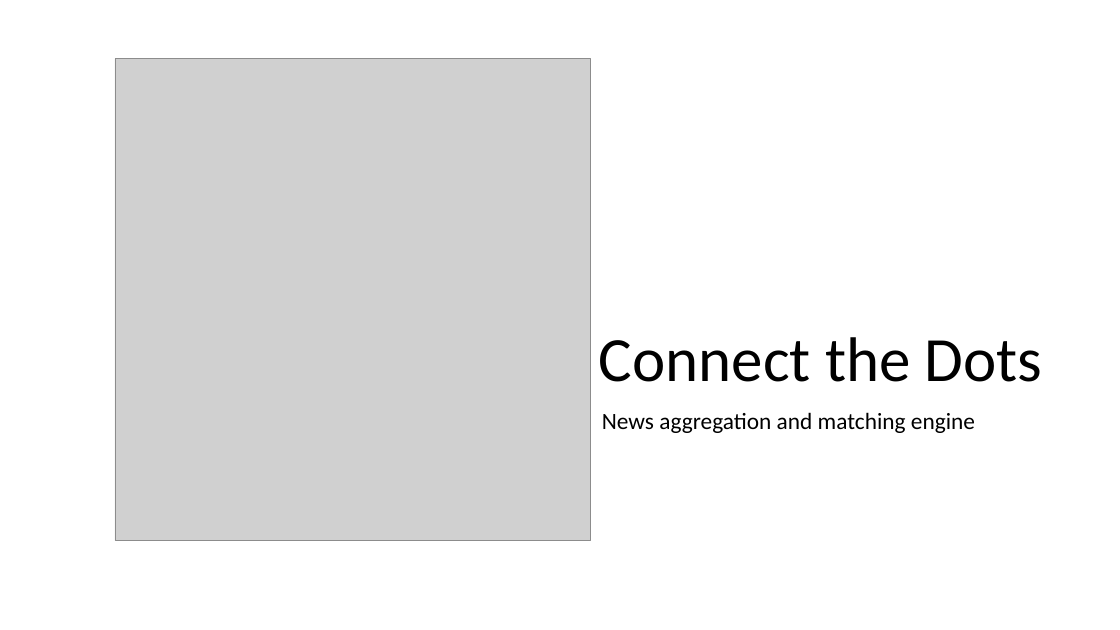
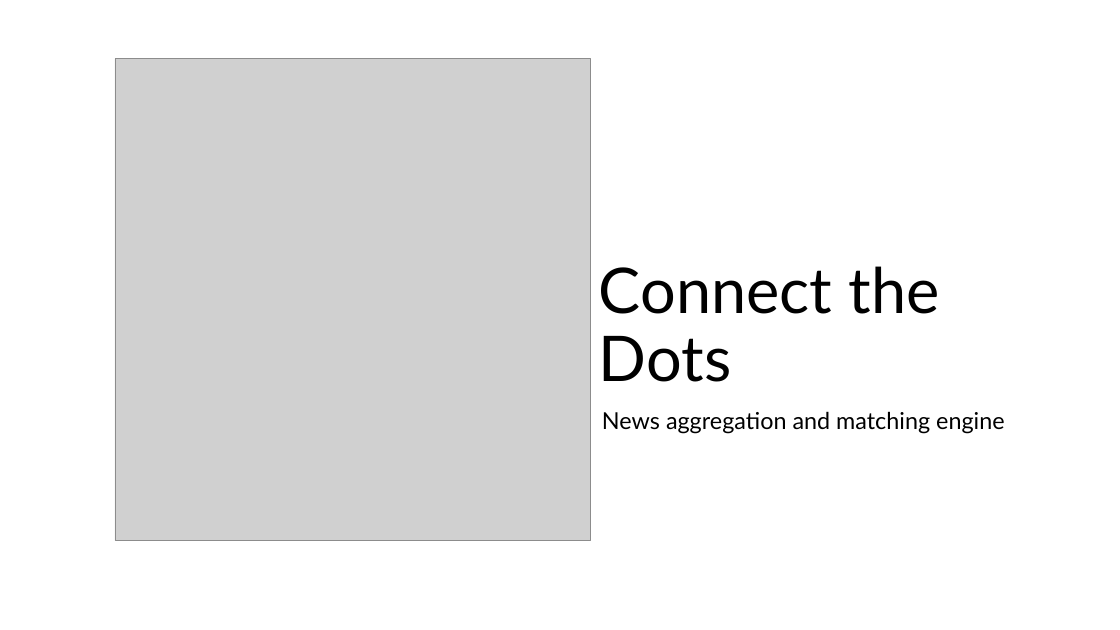
Before and after one commit to klausondrag/connect-the-dots, a slide deck: slide 1 of Presentation/ConnectTD-presentation.pptx. Drawn at 1120x630 pixels with LibreOffice and Linux fonts; fonts in the diff are those of the drawing; grey boxes stand for pictures; background and template pictures are left out. Boxes give left, top, right and bottom in pixels: in the first picture for what was removed or moved away, otherwise in the second. Text is boxed around its words. In the diff, an @@ line names an element or a change of style, - is before the commit and + after.

```diff
--- a/Presentation/ConnectTD-presentation.pptx
+++ b/Presentation/ConnectTD-presentation.pptx
@@ title "Connect the Dots" at (599, 266, 939, 382): font Calibri to Lato @@
@@ subtitle "News aggregation and matching engine" at (602, 411, 1004, 434): font Calibri to Lato @@
```
Also in this commit, not shown: 8 other slides changed, 1 slide added, 1 slide removed, 1 other file.
